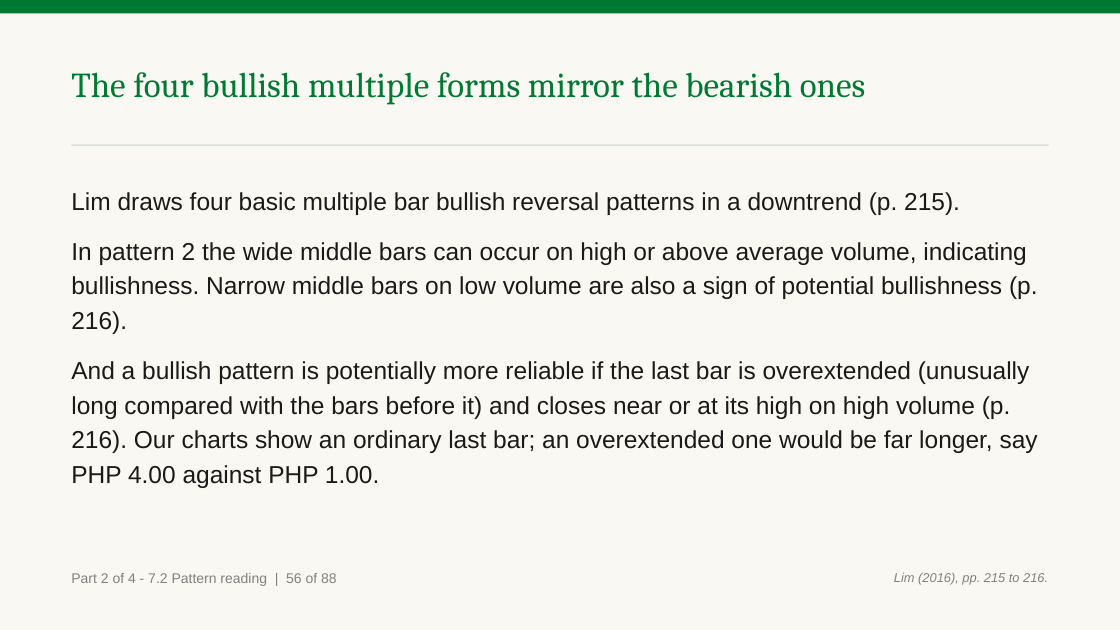
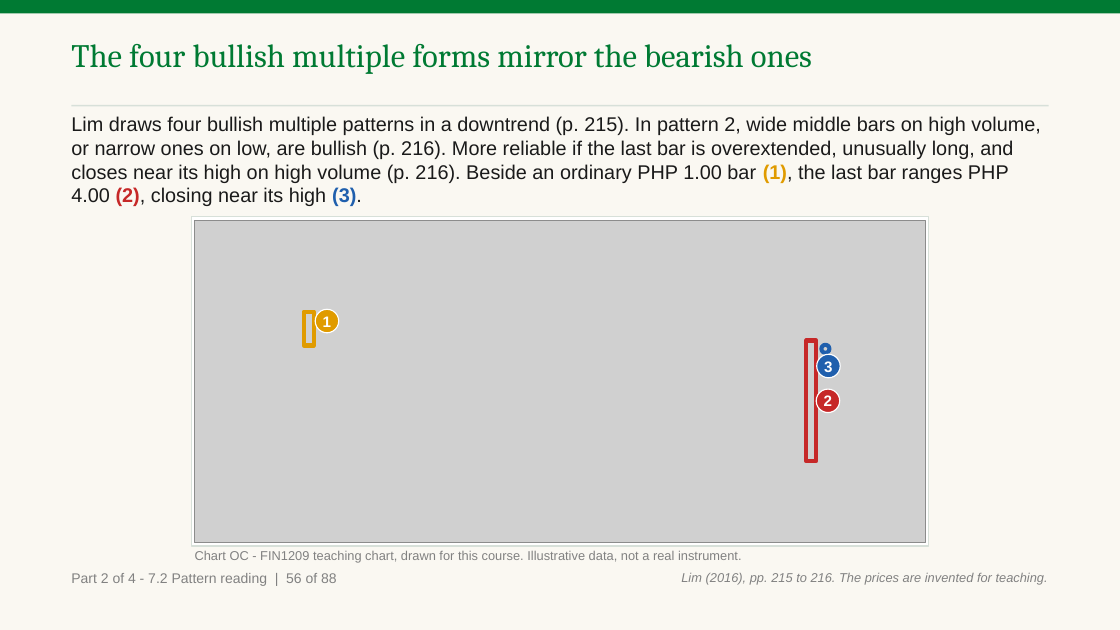
Before and after one commit to benjiesotelo-sudo/Telos_FIN1209, a slide deck: slide 104 of chapter-07/FIN1209-Chapter-07.pptx. Drawn at 1120x630 pixels with LibreOffice and Linux fonts; fonts in the diff are those of the drawing; grey boxes stand for pictures. Boxes give left, top, right and bottom in pixels: in the first picture for what was removed or moved away, otherwise in the second. Text is boxed around its words. In the diff, an @@ line names an element or a change of style, - is before the commit and + after.

Commit message:
Chapter 7: draw the ordinary and overextended last bar on slides 85, 94 and 104

```diff
--- a/chapter-07/FIN1209-Chapter-07.pptx
+++ b/chapter-07/FIN1209-Chapter-07.pptx
@@ text "The four bullish multiple forms ...": place and size @@
-text "The four bullish multiple forms ..." at [71, 72, 865, 105]
+text "The four bullish multiple forms ..." at [71, 44, 812, 74]
@@ text "The four bullish multiple forms ..." at [71, 44, 812, 74]: size 30 to 28 pt; line spacing 1.05 to 1 @@
@@ rectangle: place and size @@
-rectangle at [71, 145, 1049, 146]
+rectangle at [71, 105, 1049, 107]
@@ text at [71, 116, 1040, 206]: text changed; size 21 to 17 pt @@
-Lim draws four basic multiple bar bullish reversal patterns in a downtrend (p. 215).
-In pattern 2 the wide middle bars can occur on high or above average volume, indicating bullishness. Narrow middle bars on low volume are also a sign of potential bullishness (p. 216).
-And a bullish pattern is potentially more reliable if the last bar is overextended (unusually long compared with the bars before it) and closes near or at its high on high volume (p. 216). Our charts show an ordinary last bar; an overextended one would be far longer, say PHP 4.00 against PHP 1.00.
+Lim draws four bullish multiple patterns in a downtrend (p. 215). In pattern 2, wide middle bars on high volume, or narrow ones on low, are bullish (p. 216). More reliable if the last bar is overextended, unusually long, and closes near its high on high volume (p. 216). Beside an ordinary PHP 1.00 bar (1), the last bar ranges PHP 4.00 (2), closing near its high (3).
@@ rectangle added at [192, 217, 929, 546], fill #FFFFFF, outline #D7E0D9 1 pt @@
@@ picture added at [195, 220, 926, 543] @@
@@ rectangle added at [304, 312, 314, 345], outline #E09B00 3.5 pt @@
@@ ellipse added at [315, 309, 339, 333], fill #E09B00, outline #FFFFFF 1 pt, 13 pt, text #FFFFFF, bold @@
+1
@@ rectangle added at [807, 340, 817, 461], outline #C62828 3.5 pt @@
@@ ellipse added at [817, 355, 840, 378], fill #1F5FAD, outline #FFFFFF 1 pt, 13 pt, text #FFFFFF, bold @@
+3
@@ ellipse added at [822, 344, 830, 353], outline #1F5FAD 3.5 pt @@
@@ ellipse added at [817, 389, 840, 413], fill #C62828, outline #FFFFFF 1 pt, 13 pt, text #FFFFFF, bold @@
+2
@@ text added at [195, 551, 742, 563], 11 pt, text #818181 @@
+Chart OC - FIN1209 teaching chart, drawn for this course. Illustrative data, not a real instrument.
@@ text at [681, 573, 1048, 585]: text changed @@
-Lim (2016), pp. 215 to 216.
+Lim (2016), pp. 215 to 216. The prices are invented for teaching.
```
Also in this commit, not shown: 2 other slides changed, 2 other files.
